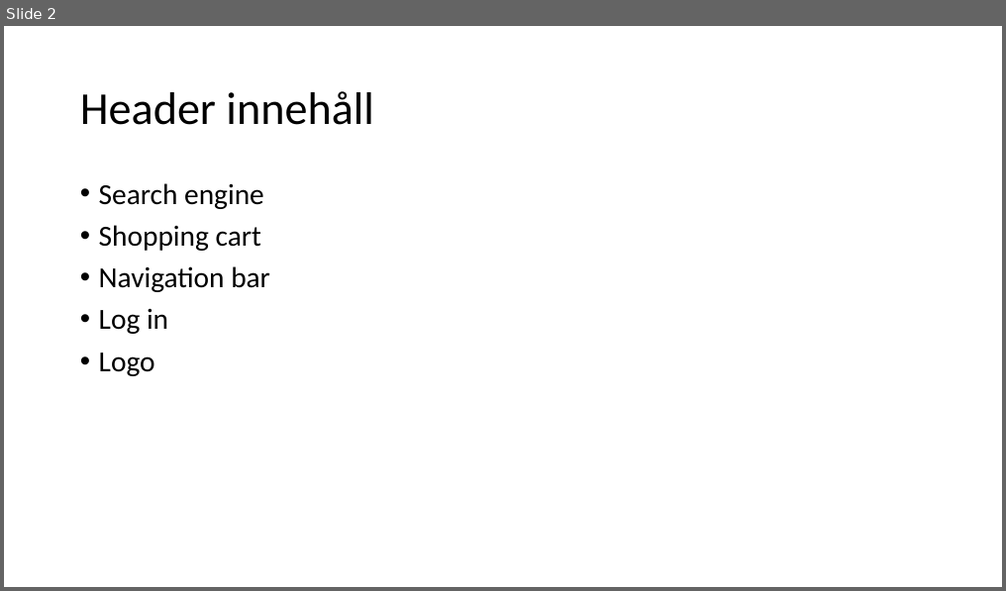
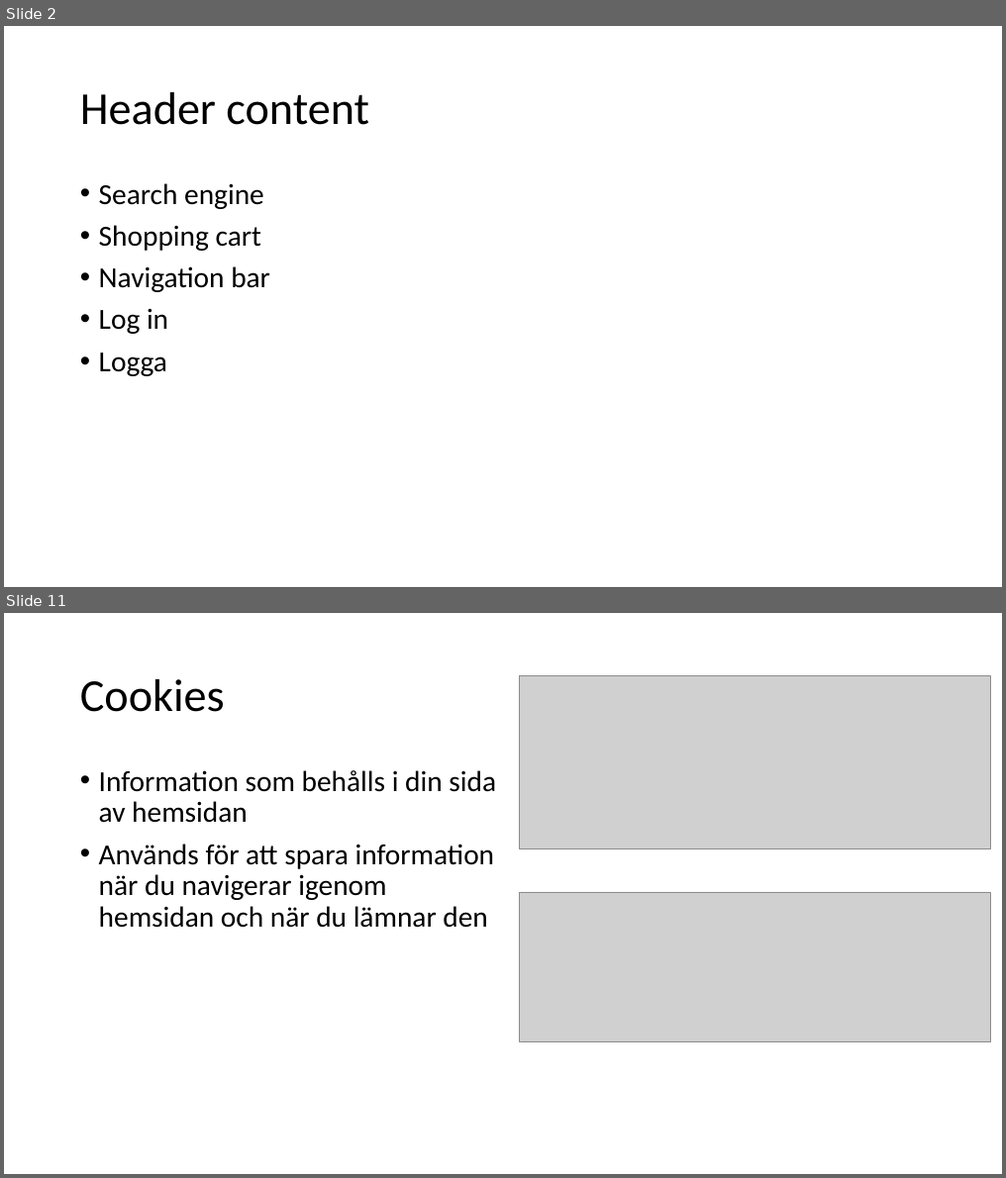
Before and after one commit to Raufchaudhry/project_netonnet, a slide deck: Presentation for project.pptx. Shown one above the other, each under a label of ours: slide 2 before the commit, slides 2 and 11 after it; the slides between them are not shown. The pictures are 1006x591 and 1006x1178 pixels, drawn with LibreOffice and Linux fonts; fonts in the diff are those of the drawing; grey boxes stand for pictures. Boxes give left, top, right and bottom in pixels: in the first picture for what was removed or moved away, otherwise in the second. Text is boxed around its words. In the diff, an @@ line names an element or a change of style, - is before the commit and + after.

```diff
--- a/Presentation for project.pptx
+++ b/Presentation for project.pptx
@@ slide 11 added at (x1=4, y1=613, x2=1002, y2=1174), background #FFFFFF @@
@@ title added at (x1=80, y1=679, x2=225, y2=712), 44 pt, text #000000 @@
+Cookies
@@ picture added at (x1=520, y1=676, x2=991, y2=849) @@
@@ text added at (x1=99, y1=770, x2=496, y2=928), 28 pt, text #000000 @@
+• Information som behålls i din sida av hemsidan
+• Används för att spara information när du navigerar igenom hemsidan och när du lämnar den
@@ picture added at (x1=520, y1=892, x2=991, y2=1042) @@
@@ slide 2 changed as well @@
@@ title at (x1=80, y1=92, x2=369, y2=125): text changed @@
-Header innehåll
+Header content
@@ text at (x1=99, y1=353, x2=167, y2=376): text changed @@
-• Logo
+• Logga
```
Also in this commit, not shown: 9 other slides added, 1 slide removed.
